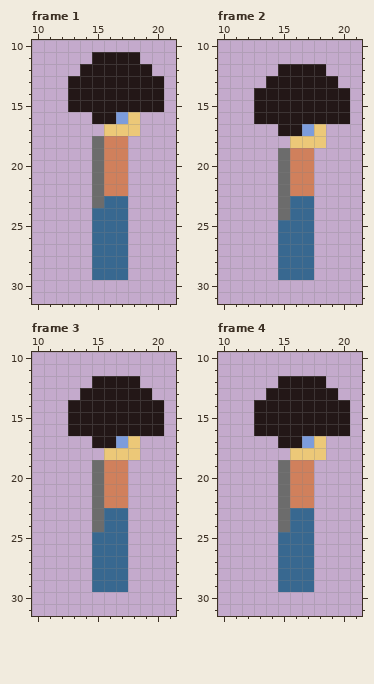
Two versions of one pixel-art file, bin/Debug/net10.0-windows/Assets/Sprites/conductorAsperite.aseprite. That is the earlier state.
32x32 pixels, 7 frames. Shown: frame 1: x 10..21, y 10..31; frame 2: x 10..21, y 10..31; frame 3: x 10..21, y 10..31; frame 4: x 10..21, y 10..31. The commit also changed other frames, which this record leaves out.
The same view after the edit:
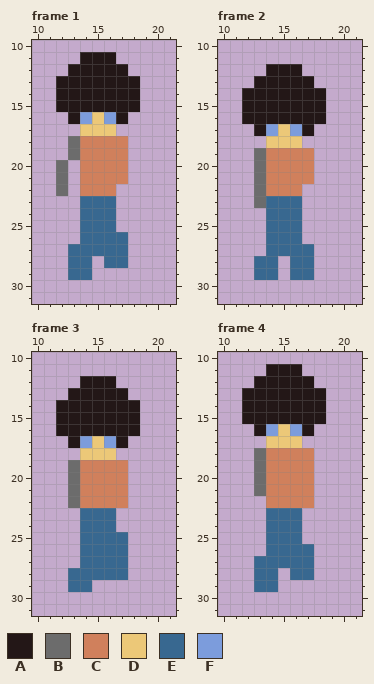
Palette (. is transparent): A #231717  B #6c6c6c  C #d0805c  D #ecc878  E #386890  F #7c9cdc
Edits made:
layer "walk cycle S" now shown
layer "idle cicle SE" now hidden
Frame 1:
y 11: x 14 . -> A; x 17..18 AA -> ..
y 12: x 13 . -> A; x 18..19 AA -> ..
y 13..15: x 12 . -> A; x 19..20 AA -> ..
y 16: x 13..18 ..AAFD -> AFDFA.
y 17: x 14..15 .. -> DD; x 17..18 DD -> ..
y 18..19: x 13..15 ..B -> BCC
y 20..21: x 12 . -> B; x 14..15 .B -> CC
y 22: x 12 . -> B; x 14..15 .B -> CC; x 17 C -> .
y 23: x 14..15 .B -> EE; x 17 E -> .
y 24..25: x 14 . -> E; x 17 E -> .
y 26: x 14 . -> E
y 27: x 13..14 .. -> EE
y 28: x 13..15 ..E -> EE.
y 29: x 13..17 ..EEE -> EE...
Frame 2:
y 12: x 14 . -> A; x 17..18 AA -> ..
y 13: x 13 . -> A; x 18..19 AA -> ..
y 14..16: x 12 . -> A; x 19..20 AA -> ..
y 17: x 13..18 ..AAFD -> AFDFA.
y 18: x 14..15 .. -> DD; x 17..18 DD -> ..
y 19..21: x 13..15 ..B -> BCC
y 22: x 13..15 ..B -> BCC; x 17 C -> .
y 23: x 13..15 ..B -> BEE; x 17 E -> .
y 24: x 14..15 .B -> EE; x 17 E -> .
y 25..26: x 14 . -> E; x 17 E -> .
y 27: x 14 . -> E
y 28..29: x 13..15 ..E -> EE.
Frame 3:
y 12: x 14 . -> A; x 17..18 AA -> ..
y 13: x 13 . -> A; x 18..19 AA -> ..
y 14..16: x 12 . -> A; x 19..20 AA -> ..
y 17: x 13..18 ..AAFD -> AFDFA.
y 18: x 14..15 .. -> DD; x 17..18 DD -> ..
y 19..22: x 13..15 ..B -> BCC
y 23..24: x 14..15 .B -> EE; x 17 E -> .
y 25..27: x 14 . -> E
y 28: x 13..14 .. -> EE
y 29: x 13..17 ..EEE -> EE...
Frame 4:
y 11: x 14..16 ... -> AAA
y 12: x 13..14 .. -> AA; x 18 A -> .
y 13: x 12..13 .. -> AA; x 19 A -> .
y 14..15: x 12 . -> A; x 19..20 AA -> ..
y 16: x 14..16 AAA -> FDF; x 18..20 AAA -> ...
y 17: x 14..18 .AAFD -> DDD..
y 18: x 13..18 ...DDD -> BCCCC.
y 19..21: x 13..15 ..B -> BCC
y 22: x 14..15 .B -> CC
y 23..24: x 14..15 .B -> EE; x 17 E -> .
y 25: x 14 . -> E; x 17 E -> .
y 26: x 14 . -> E
y 27: x 13..14 .. -> EE
y 28: x 13..15 ..E -> EE.
y 29: x 13..17 ..EEE -> EE...
Where, in picture pixels (left, top, right, bottom), the same in both pictures:
changed: (56, 52, 164, 280)
changed: (242, 64, 350, 280)
changed: (56, 376, 164, 592)
changed: (242, 364, 350, 592)
